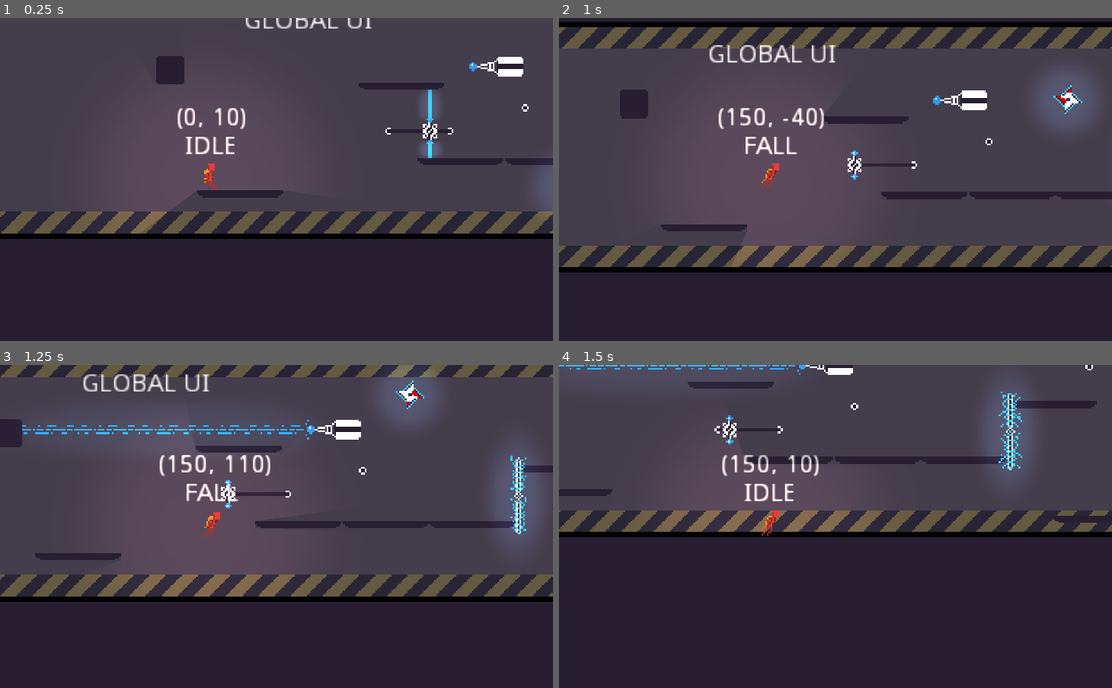
Above: before the commit, frames 1-4 (two rows, left to right).
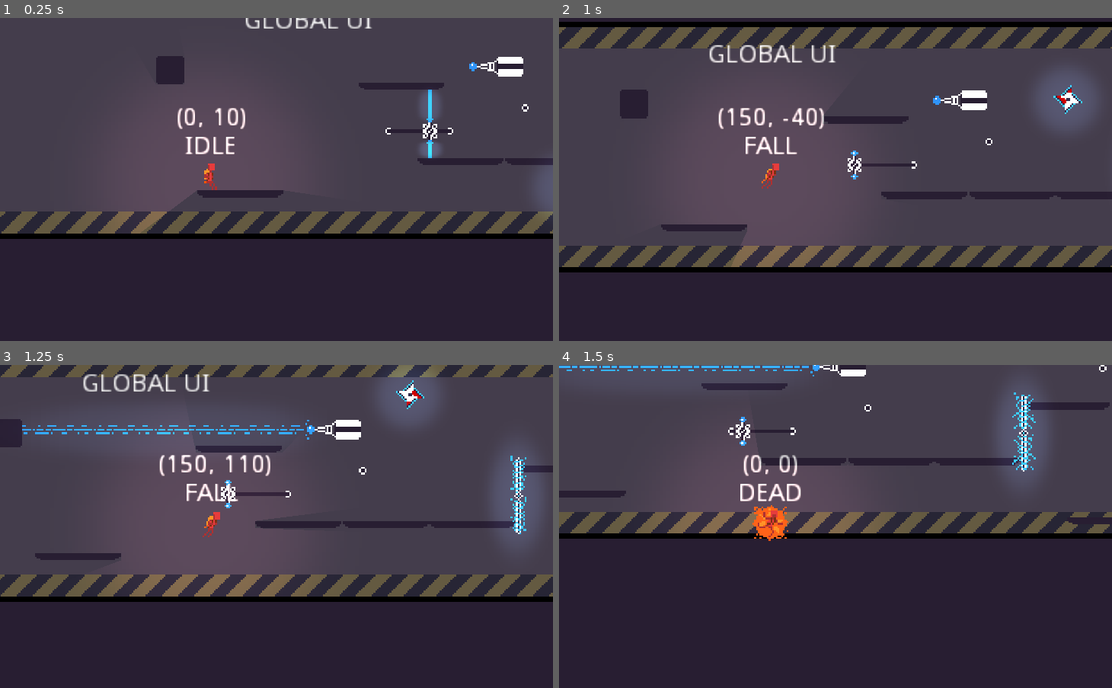
Above: after the commit, the same moments.

Repository: Wes-Ray/Jetpack-Jaywalker
Game: Godot game, scene res://Main.tscn
The game is run twice, just before and just after one commit, with the same random seed, the same clock (stepped at 60 frames per second) and the same inputs. The engine's default icon, where the game draws it, is replaced by a stand-in: a white triangle on a blue panel in a dark square.
Inputs (mouse positions are in pixels of both pictures, inside the frame that each line leads up to):
- Up to frame 1 (0.25 s): no input
- Up to frame 2 (1 s): move the mouse to (957, 163) at 0.52 s; hold D (move_right) from 0.53 s (still down); click (957, 163) at 0.6 s; tap Space (move_jump) at 0.77 s
- Up to frame 3 (1.25 s): keep holding D (move_right)
- Up to frame 4 (1.5 s): keep holding D (move_right); move the mouse to (724, 542) at 1.27 s; click (724, 542) at 1.35 s

Frames 1-3 are identical in both runs. In frame 4, 11% of the frame differs, in the area x 0-100%, y 0-55%.

Commit message:
level and kill bounds

Diff:
--- /dev/null
+++ b/Level.tscn
@@ -0,0 +1,192 @@
+[gd_scene load_steps=12 format=2]
+
+[ext_resource path="res://World/Platform.tscn" type="PackedScene" id=1]
+[ext_resource path="res://Main.gd" type="Script" id=2]
+[ext_resource path="res://Zap/Zap.tscn" type="PackedScene" id=3]
+[ext_resource path="res://World/Floor.tscn" type="PackedScene" id=4]
+[ext_resource path="res://World/wallpaper.png" type="Texture" id=5]
+[ext_resource path="res://Defense/Defense.tscn" type="PackedScene" id=6]
+[ext_resource path="res://World/flag.png" type="Texture" id=7]
+[ext_resource path="res://World/KillBoundary.tscn" type="PackedScene" id=8]
+[ext_resource path="res://World/Box.tscn" type="PackedScene" id=9]
+[ext_resource path="res://World/Wall.tscn" type="PackedScene" id=11]
+
+[sub_resource type="RectangleShape2D" id=1]
+
+[node name="Main" type="Node2D"]
+script = ExtResource( 2 )
+
+[node name="SpawnPosition" type="Position2D" parent="."]
+position = Vector2( 307, 369 )
+
+[node name="Defense" parent="." instance=ExtResource( 6 )]
+position = Vector2( 551, 343 )
+
+[node name="AttackerGoal" type="Area2D" parent="."]
+position = Vector2( 1363, 334 )
+collision_layer = 4
+collision_mask = 2
+
+[node name="CollisionShape2D" type="CollisionShape2D" parent="AttackerGoal"]
+shape = SubResource( 1 )
+
+[node name="Sprite" type="Sprite" parent="AttackerGoal"]
+position = Vector2( -1, 0 )
+texture = ExtResource( 7 )
+
+[node name="UI" type="Label" parent="."]
+margin_left = 325.0
+margin_top = 275.0
+margin_right = 397.0
+margin_bottom = 289.0
+text = "GLOBAL UI"
+
+[node name="Wallpaper" type="Sprite" parent="."]
+position = Vector2( 282, 333 )
+z_index = -1
+texture = ExtResource( 5 )
+region_enabled = true
+region_rect = Rect2( 0, 0, 4000, 140 )
+
+[node name="Ceiling" parent="." instance=ExtResource( 4 )]
+position = Vector2( 282, 163 )
+scale = Vector2( 1000, 50 )
+
+[node name="Floor" parent="." instance=ExtResource( 4 )]
+position = Vector2( 282, 503 )
+scale = Vector2( 1000, 50 )
+
+[node name="Platform" parent="." instance=ExtResource( 1 )]
+position = Vector2( 440, 345 )
+
+[node name="Platform2" parent="." instance=ExtResource( 1 )]
+position = Vector2( 307, 382 )
+
+[node name="Platform3" parent="." instance=ExtResource( 1 )]
+position = Vector2( 392, 345 )
+
+[node name="Platform4" parent="." instance=ExtResource( 1 )]
+position = Vector2( 488, 345 )
+
+[node name="Platform5" parent="." instance=ExtResource( 1 )]
+position = Vector2( 620, 360 )
+
+[node name="Platform6" parent="." instance=ExtResource( 1 )]
+position = Vector2( 620, 325 )
+
+[node name="Platform7" parent="." instance=ExtResource( 1 )]
+position = Vector2( 668, 360 )
+
+[node name="Platform8" parent="." instance=ExtResource( 1 )]
+position = Vector2( 812, 369 )
+
+[node name="Platform9" parent="." instance=ExtResource( 1 )]
+position = Vector2( 951, 378 )
+
+[node name="Platform11" parent="." instance=ExtResource( 1 )]
+position = Vector2( 1364, 346 )
+
+[node name="Platform12" parent="." instance=ExtResource( 1 )]
+position = Vector2( 1191, 346 )
+
+[node name="Platform13" parent="." instance=ExtResource( 1 )]
+position = Vector2( 1191, 322 )
+
+[node name="Platform15" parent="." instance=ExtResource( 1 )]
+position = Vector2( 1297, 384 )
+
+[node name="Platform16" parent="." instance=ExtResource( 1 )]
+position = Vector2( 1143, 322 )
+
+[node name="Platform17" parent="." instance=ExtResource( 1 )]
+position = Vector2( 1095, 322 )
+
+[node name="Platform18" parent="." instance=ExtResource( 1 )]
+position = Vector2( 1095, 346 )
+
+[node name="Platform19" parent="." instance=ExtResource( 1 )]
+position = Vector2( 813, 293 )
+
+[node name="Platform20" parent="." instance=ExtResource( 1 )]
+position = Vector2( 861, 293 )
+
+[node name="Platform14" parent="." instance=ExtResource( 1 )]
+position = Vector2( 1143, 346 )
+
+[node name="Wall" parent="." instance=ExtResource( 11 )]
+position = Vector2( 1213, 364 )
+
+[node name="Wall3" parent="." instance=ExtResource( 11 )]
+position = Vector2( 440, 363 )
+
+[node name="Wall4" parent="." instance=ExtResource( 11 )]
+position = Vector2( 594, 320 )
+
+[node name="Wall5" parent="." instance=ExtResource( 11 )]
+position = Vector2( 743, 282 )
+
+[node name="Wall6" parent="." instance=ExtResource( 11 )]
+position = Vector2( 743, 384 )
+
+[node name="Wall7" parent="." instance=ExtResource( 11 )]
+position = Vector2( 743, 314 )
+
+[node name="Wall2" parent="." instance=ExtResource( 11 )]
+position = Vector2( 1073, 304 )
+
+[node name="Wall11" parent="." instance=ExtResource( 11 )]
+position = Vector2( 1319, 282 )
+
+[node name="Wall8" parent="." instance=ExtResource( 11 )]
+position = Vector2( 886, 307 )
+
+[node name="Wall9" parent="." instance=ExtResource( 11 )]
+position = Vector2( 967, 311 )
+
+[node name="Wall10" parent="." instance=ExtResource( 11 )]
+position = Vector2( 1024, 356 )
+
+[node name="Zap" parent="." instance=ExtResource( 3 )]
+position = Vector2( 1415, 288 )
+
+[node name="Zap2" parent="." instance=ExtResource( 3 )]
+position = Vector2( 1415, 333 )
+
+[node name="Zap3" parent="." instance=ExtResource( 3 )]
+position = Vector2( 1415, 378 )
+
+[node name="Box" parent="." instance=ExtResource( 9 )]
+position = Vector2( 967, 335 )
+
+[node name="Box2" parent="." instance=ExtResource( 9 )]
+position = Vector2( 816, 359 )
+
+[node name="Box3" parent="." instance=ExtResource( 9 )]
+position = Vector2( 614, 315 )
+
+[node name="Box4" parent="." instance=ExtResource( 9 )]
+position = Vector2( 392, 335 )
+
+[node name="Box5" parent="." instance=ExtResource( 9 )]
+position = Vector2( 1119, 375 )
+
+[node name="Box7" parent="." instance=ExtResource( 9 )]
+position = Vector2( 1261, 313 )
+
+[node name="Box8" parent="." instance=ExtResource( 9 )]
+position = Vector2( 1296, 348 )
+
+[node name="Box6" parent="." instance=ExtResource( 9 )]
+position = Vector2( 547, 392 )
+
+[node name="KillBoundary" parent="." instance=ExtResource( 8 )]
+position = Vector2( 860, 266 )
+
+[node name="KillBoundary2" parent="." instance=ExtResource( 8 )]
+position = Vector2( 860, 400 )
+
+[node name="KillBoundary3" parent="." instance=ExtResource( 8 )]
+position = Vector2( 35, 335 )
+rotation = 1.5708
+
+[connection signal="area_entered" from="AttackerGoal" to="." method="_on_AttackerGoal_area_entered"]
--- a/Main.tscn
+++ b/Main.tscn
@@ -11,6 +11,7 @@
 [ext_resource path="res://World/Box.tscn" type="PackedScene" id=9]
 [ext_resource path="res://Laser/Laser.tscn" type="PackedScene" id=10]
 [ext_resource path="res://World/Wall.tscn" type="PackedScene" id=11]
+[ext_resource path="res://World/KillBoundary.tscn" type="PackedScene" id=12]
 
 [sub_resource type="RectangleShape2D" id=1]
 
@@ -101,4 +102,10 @@
 [node name="Node2D" parent="." instance=ExtResource( 11 )]
 position = Vector2( 651, 335 )
 
+[node name="KillBoundary" parent="." instance=ExtResource( 12 )]
+position = Vector2( 447, 266 )
+
+[node name="KillBoundary2" parent="." instance=ExtResource( 12 )]
+position = Vector2( 449, 400 )
+
 [connection signal="area_entered" from="AttackerGoal" to="." method="_on_AttackerGoal_area_entered"]
--- a/Player/Player.tscn
+++ b/Player/Player.tscn
@@ -64,7 +64,7 @@
 z_index = 1
 texture = ExtResource( 2 )
 hframes = 9
-frame = 4
+frame = 2
 
 [node name="AnimationPlayer" type="AnimationPlayer" parent="."]
 autoplay = "fly_forward"
--- a/Player/fly_backward.tres
+++ b/Player/fly_backward.tres
@@ -27,7 +27,7 @@
 tracks/1/keys = {
 "clips": [ {
 "end_offset": 0.0,
-"start_offset": 0.0,
+"start_offset": 0.2,
 "stream": ExtResource( 1 )
 }, {
 "end_offset": 0.0,
--- a/Player/fly_forward.tres
+++ b/Player/fly_forward.tres
@@ -27,7 +27,7 @@
 tracks/1/keys = {
 "clips": [ {
 "end_offset": 0.0,
-"start_offset": 0.0,
+"start_offset": 0.3,
 "stream": ExtResource( 1 )
 }, {
 "end_offset": 0.0,
--- /dev/null
+++ b/World/KillBoundary.gd
@@ -0,0 +1,20 @@
+extends Area2D
+
+
+# Declare member variables here. Examples:
+# var a = 2
+# var b = "text"
+
+
+# Called when the node enters the scene tree for the first time.
+func _ready():
+	pass # Replace with function body.
+
+
+# Called every frame. 'delta' is the elapsed time since the previous frame.
+#func _process(delta):
+#	pass
+
+
+func _on_KillBoundary_area_entered(area):
+	Orchestrator.apply_damage(area)
--- /dev/null
+++ b/World/KillBoundary.tscn
@@ -0,0 +1,17 @@
+[gd_scene load_steps=3 format=2]
+
+[ext_resource path="res://World/KillBoundary.gd" type="Script" id=1]
+
+[sub_resource type="RectangleShape2D" id=2]
+extents = Vector2( 2000, 1 )
+
+[node name="KillBoundary" type="Area2D"]
+position = Vector2( 423, 266 )
+collision_layer = 4
+collision_mask = 2
+script = ExtResource( 1 )
+
+[node name="CollisionShape2D" type="CollisionShape2D" parent="."]
+shape = SubResource( 2 )
+
+[connection signal="area_entered" from="." to="." method="_on_KillBoundary_area_entered"]
--- a/World/Wall.tscn
+++ b/World/Wall.tscn
@@ -5,7 +5,7 @@
 [sub_resource type="RectangleShape2D" id=1]
 extents = Vector2( 2, 16 )
 
-[node name="Node2D" type="StaticBody2D"]
+[node name="Wall" type="StaticBody2D"]
 
 [node name="CollisionShape2D" type="CollisionShape2D" parent="."]
 shape = SubResource( 1 )
Not shown: 1 places in Main.tscn that only renumber resources
Binary file added: World/flag.png
Not shown, added: World/flag.png.import
